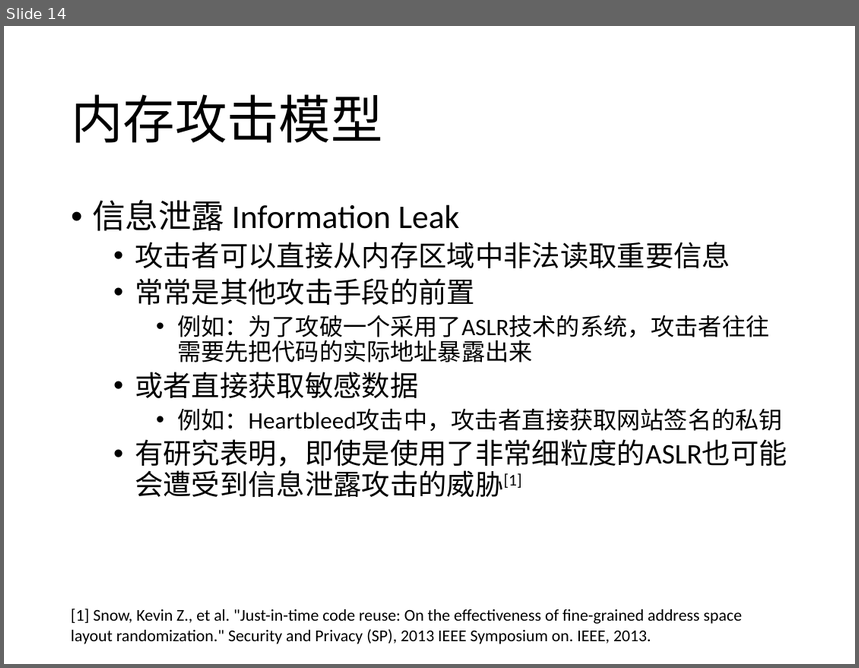
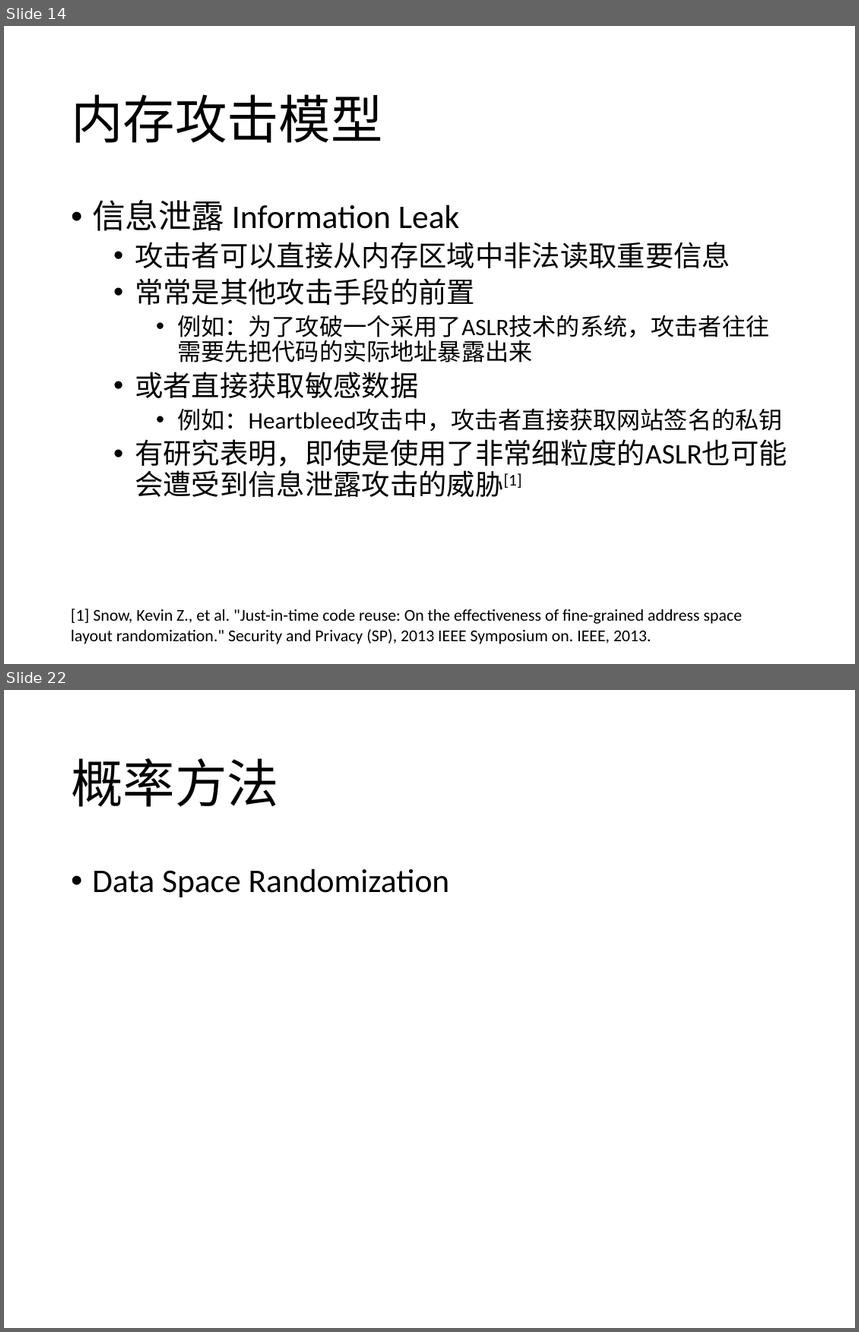
Before and after one commit to CodeATA/Docs, a slide deck: 内存安全报告.pptx. Shown one above the other, each under a label of ours: slide 14 before the commit, slides 14 and 22 after it; the slides between them are not shown. The pictures are 859x668 and 859x1332 pixels, drawn with LibreOffice and Linux fonts; fonts in the diff are those of the drawing. Boxes give left, top, right and bottom in pixels: in the first picture for what was removed or moved away, otherwise in the second. Text is boxed around its words. In the diff, an @@ line names an element or a change of style, - is before the commit and + after.

```diff
--- a/内存安全报告.pptx
+++ b/内存安全报告.pptx
@@ slide 22 added at box(4, 690, 855, 1328), background #FFFFFF @@
@@ title added at box(71, 758, 279, 807), 44 pt, text #000000 @@
+概率方法
@@ text added at box(92, 869, 450, 897), 28 pt, text #000000 @@
+• Data Space Randomization
```
Also in this commit, not shown: 1 slide changed, 7 other slides added.
